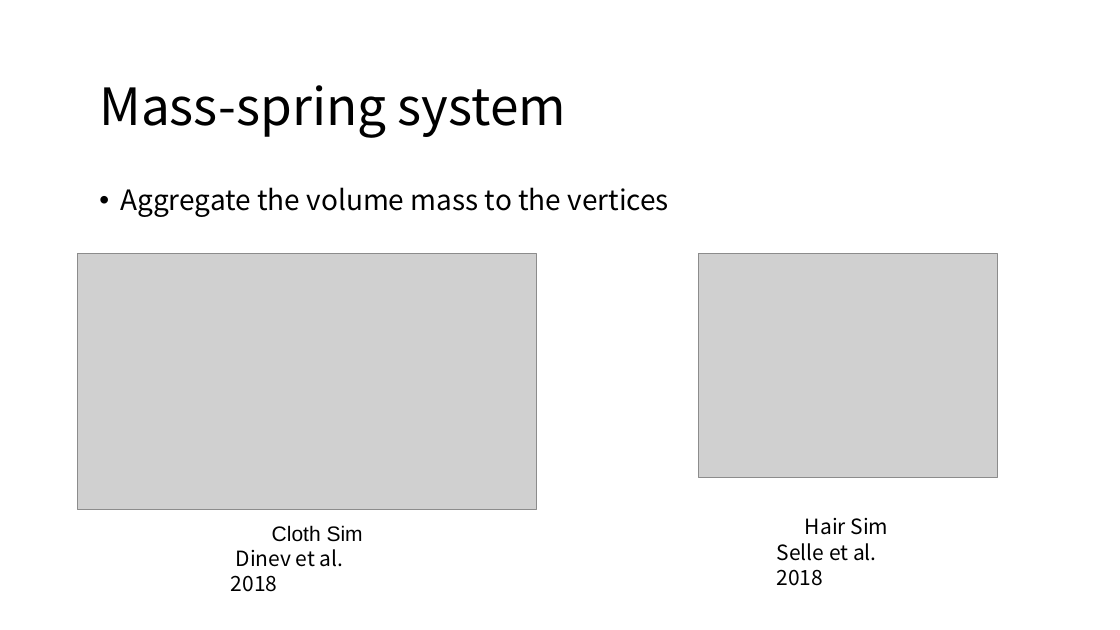
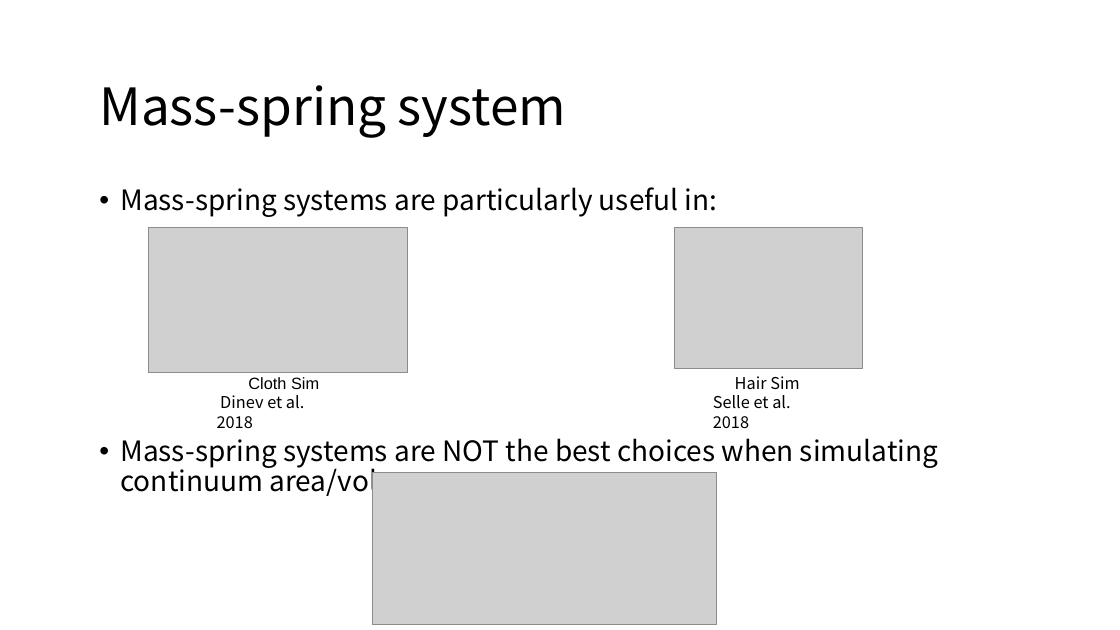
Before and after one commit to LILKOTYO/Lab-Presentation, a slide deck: slide 12 of 20220725_simulation/Deformable Simulation.pptx. Drawn at 1120x630 pixels with LibreOffice and Linux fonts; fonts in the diff are those of the drawing; grey boxes stand for pictures. Boxes give left, top, right and bottom in pixels: in the first picture for what was removed or moved away, otherwise in the second. Text is boxed around its words. In the diff, an @@ line names an element or a change of style, - is before the commit and + after.

```diff
--- a/20220725_simulation/Deformable Simulation.pptx
+++ b/20220725_simulation/Deformable Simulation.pptx
@@ text at <box>120,187,938,499</box>: text changed @@
-• Aggregate the volume mass to the vertices
+• Mass-spring systems are particularly useful in:
+• Mass-spring systems are NOT the best choices when simulating continuum area/volume
@@ picture: place and size @@
-picture at <box>77,254,536,510</box>
+picture at <box>149,228,408,373</box>
@@ picture: place and size @@
-picture at <box>699,254,998,478</box>
+picture at <box>675,228,863,369</box>
@@ text "Cloth Sim": place and size @@
-text "Cloth Sim" at <box>231,525,363,592</box>
+text "Cloth Sim" at <box>217,377,319,429</box>
@@ text "Cloth Sim" at <box>217,377,319,429</box>: size 18 to 14 pt @@
@@ text "Hair Sim" at <box>713,376,799,429</box>: size 18 to 14 pt @@
@@ text "Hair Sim": place and size @@
-text "Hair Sim" at <box>777,518,889,586</box>
+text "Hair Sim" at <box>713,376,799,429</box>
@@ picture added at <box>373,472,718,624</box> @@
```
Also in this commit, not shown: 1 slide added, 5 other files.
